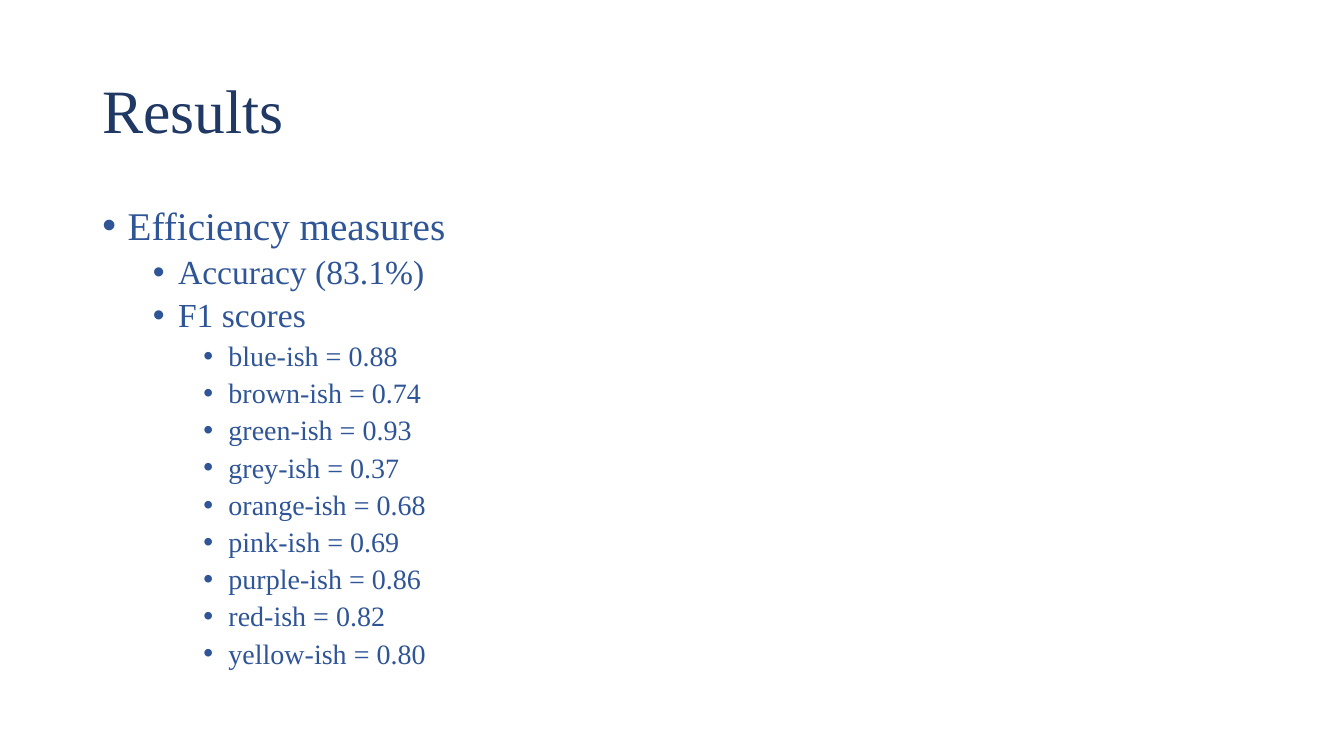
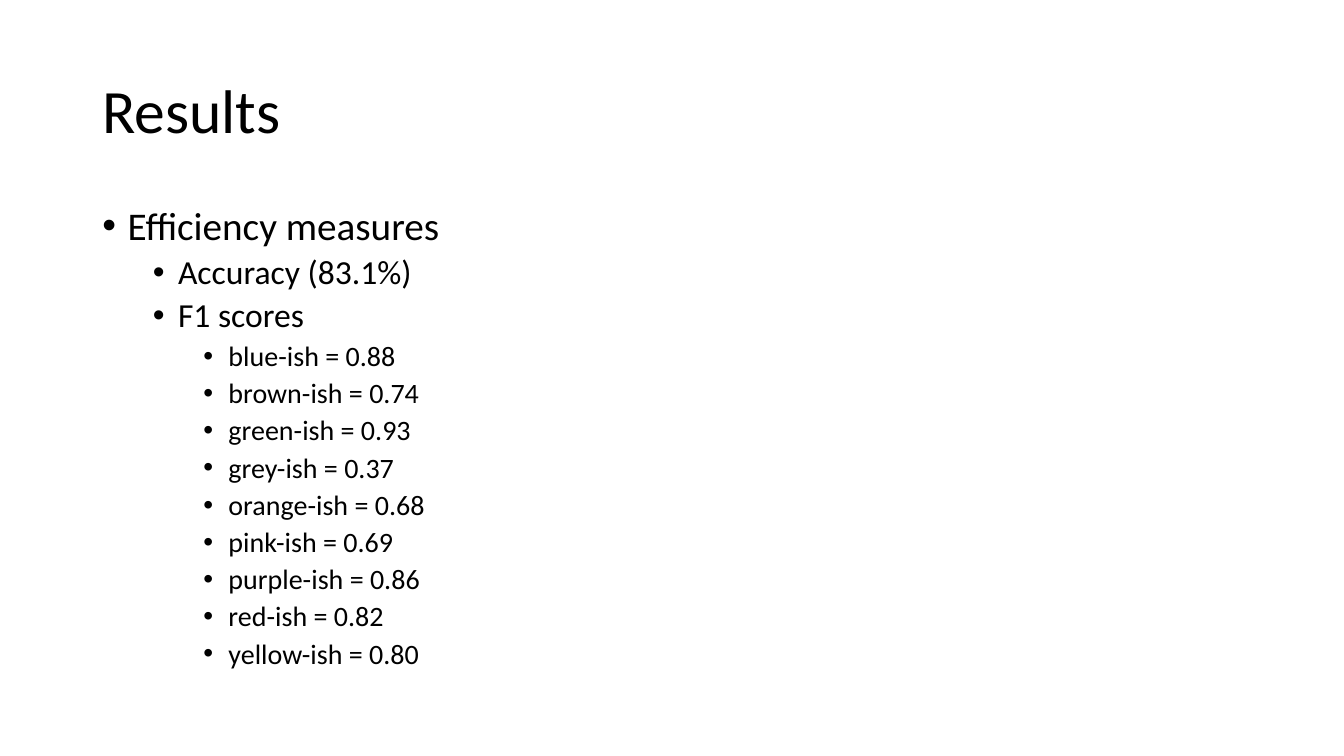
Before and after one commit to notadilnaqvi/color-classifier, a slide deck: slide 8 of Color-Classifier.pptx. Drawn at 1344x756 pixels with LibreOffice and Linux fonts; fonts in the diff are those of the drawing. Boxes give left, top, right and bottom in pixels: in the first picture for what was removed or moved away, otherwise in the second. Text is boxed around its words. In the diff, an @@ line names an element or a change of style, - is before the commit and + after.

```diff
--- a/Color-Classifier.pptx
+++ b/Color-Classifier.pptx
@@ title "Results" at <box>102,90,280,134</box>: font Times New Roman to Calibri, text colour #203864 to #000000 @@
@@ text "Efficiency measures" at <box>128,213,439,669</box>: font Times New Roman to Calibri, text colour #2F5597 to #000000 @@
```
Also in this commit, not shown: 6 other slides changed.
